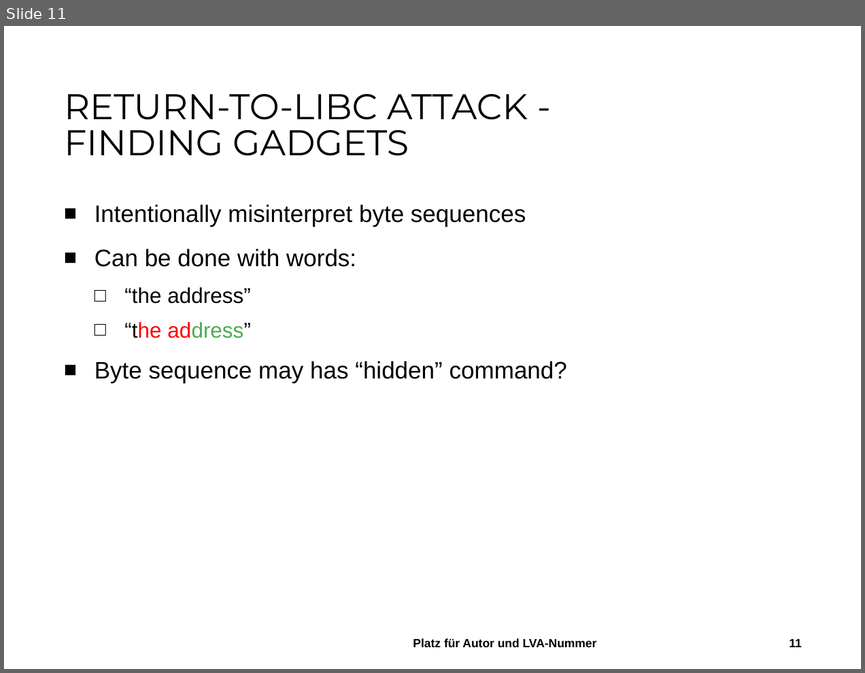
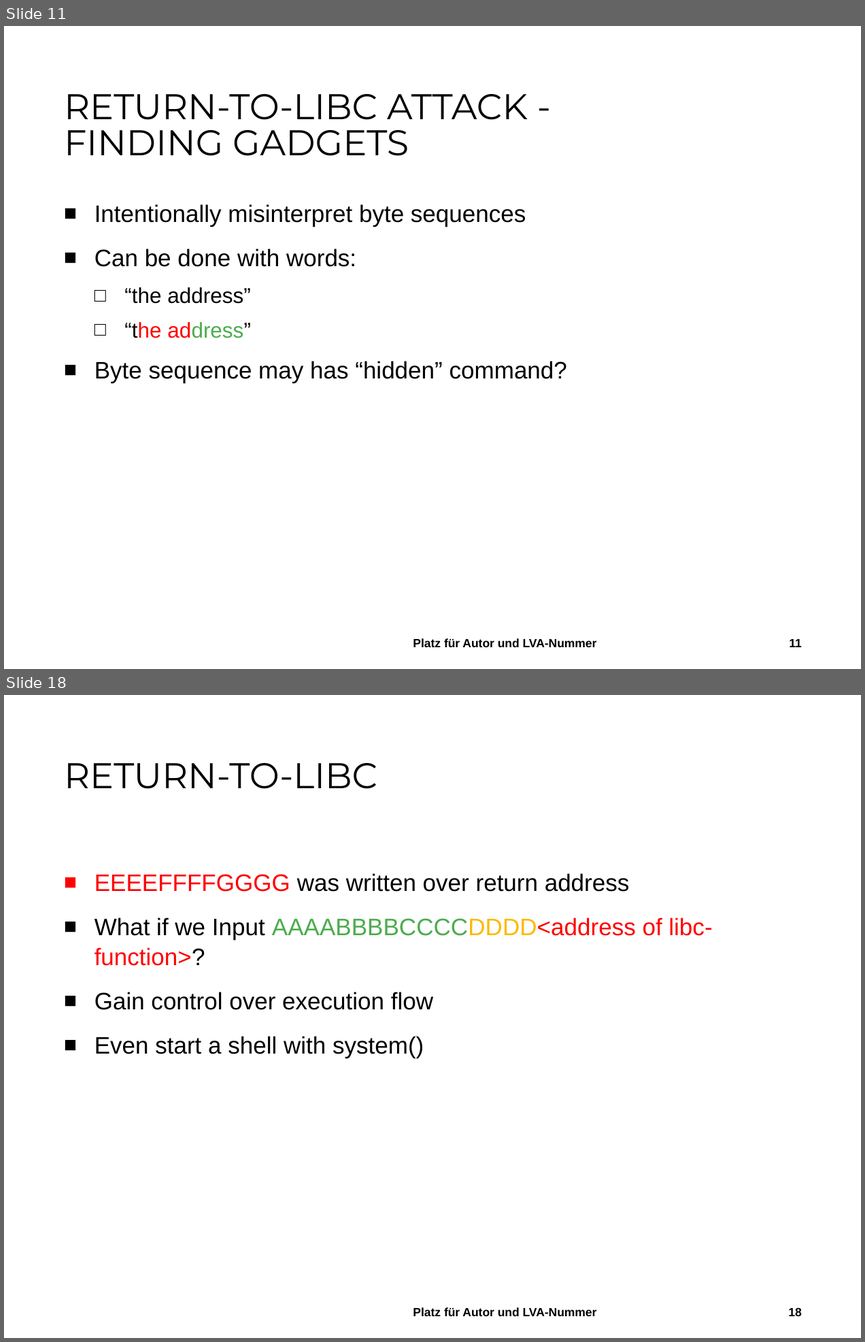
Before and after one commit to StefanHaslhofer/Seminar_Networks_and_Security, a slide deck: ROP.pptx. Shown one above the other, each under a label of ours: slide 11 before the commit, slides 11 and 18 after it; the slides between them are not shown. The pictures are 865x673 and 865x1342 pixels, drawn with LibreOffice and Linux fonts; fonts in the diff are those of the drawing; background and template pictures are left out. Boxes give left, top, right and bottom in pixels: in the first picture for what was removed or moved away, otherwise in the second. Text is boxed around its words. In the diff, an @@ line names an element or a change of style, - is before the commit and + after.

```diff
--- a/ROP.pptx
+++ b/ROP.pptx
@@ slide 18 added at (4, 695, 861, 1338), background #FFFFFF @@
@@ title added at (64, 763, 377, 789), 30 pt, text #000000 @@
+RETURN-TO-LIBC
@@ text added at (94, 873, 712, 1058), 20 pt, text #000000 @@
+■ EEEEFFFFGGGG was written over return address
+■ What if we Input AAAABBBBCCCCDDDD<address of libc-function>?
+■ Gain control over execution flow
+■ Even start a shell with system()
@@ text added at (413, 1307, 597, 1316), 10 pt, text #000000, bold @@
+Platz für Autor und LVA-Nummer
@@ page number added at (788, 1307, 801, 1316), 10 pt, text #000000, bold @@
+18
```
Also in this commit, not shown: 4 slides changed, 17 other slides added.
